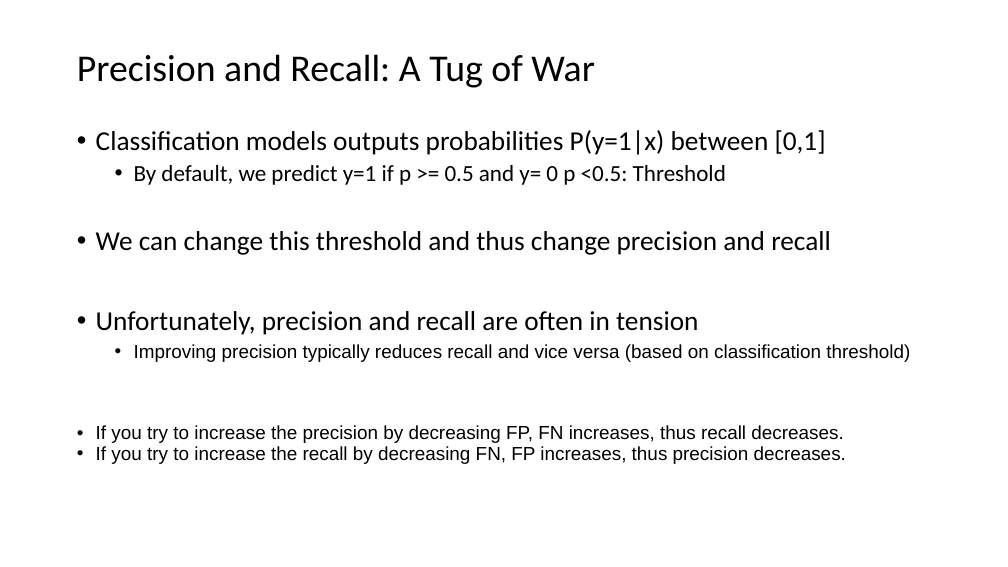
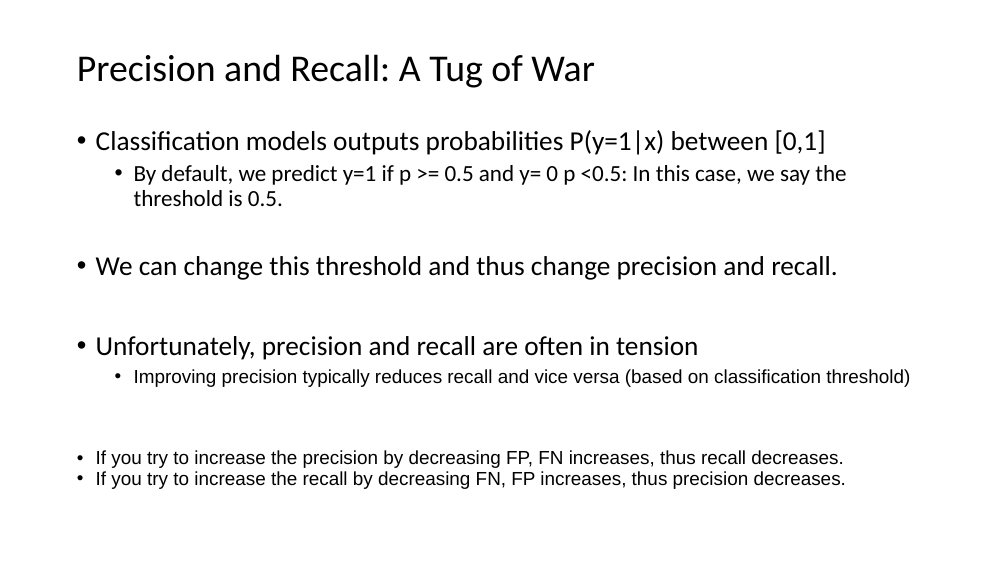
Before and after one commit to ICBI/AIMAHEAD_GU, a slide deck: slide 13 of Courses/ML_Concepts/Module_01_Introduction_to_Classification/Module_01_Introduction_to_Classification_04_ClassificationMetrics.pptx. Drawn at 1008x567 pixels with LibreOffice and Linux fonts; fonts in the diff are those of the drawing. Boxes give left, top, right and bottom in pixels: in the first picture for what was removed or moved away, otherwise in the second. Text is boxed around its words. In the diff, an @@ line names an element or a change of style, - is before the commit and + after.

```diff
--- a/Courses/ML_Concepts/Module_01_Introduction_to_Classification/Module_01_Introduction_to_Classification_04_ClassificationMetrics.pptx
+++ b/Courses/ML_Concepts/Module_01_Introduction_to_Classification/Module_01_Introduction_to_Classification_04_ClassificationMetrics.pptx
@@ text at (x1=96, y1=165, x2=846, y2=280): text changed; size 26 to 22 pt @@
-  • By default, we predict y=1 if p >= 0.5 and y= 0 p <0.5: Threshold
-• We can change this threshold and thus change precision and recall
+  • By default, we predict y=1 if p >= 0.5 and y= 0 p <0.5: In this case, we say the threshold is 0.5.
+• We can change this threshold and thus change precision and recall.
```
Also in this commit, not shown: 2 other slides changed, 11 other files.
